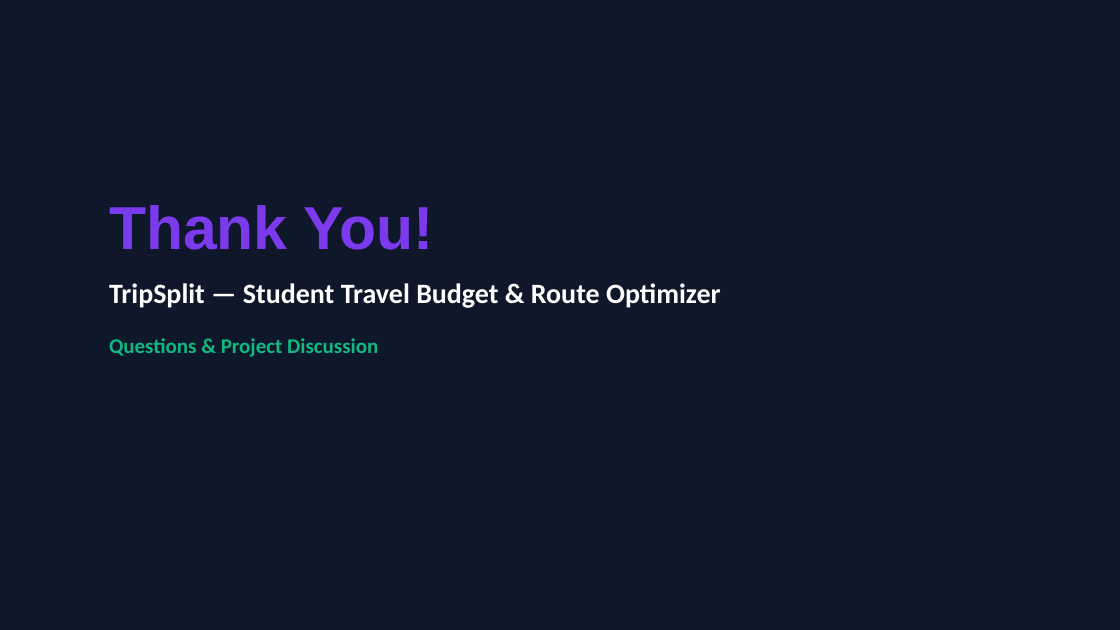
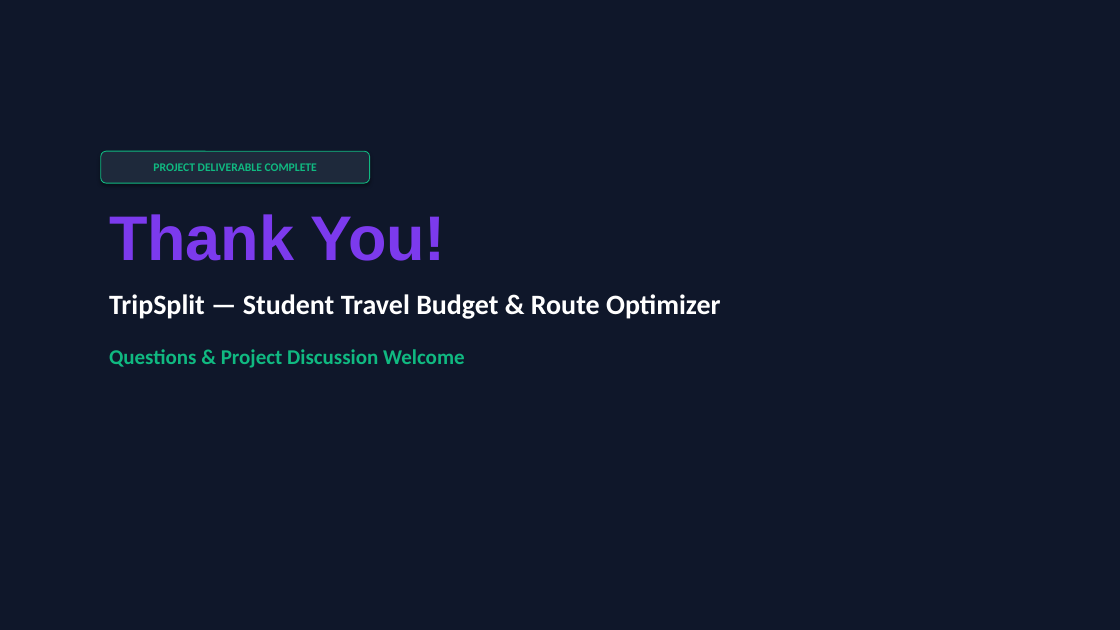
Before and after one commit to Somya-Vishnoi/Trip-Split, a slide deck: slide 10 of TripSplit_Presentation.pptx. Drawn at 1120x630 pixels with LibreOffice and Linux fonts; fonts in the diff are those of the drawing. Boxes give left, top, right and bottom in pixels: in the first picture for what was removed or moved away, otherwise in the second. Text is boxed around its words. In the diff, an @@ line names an element or a change of style, - is before the commit and + after.

Commit message:
feat: add interactive HTML presentation deck static/presentation.html and overhaul PPTX design

```diff
--- a/TripSplit_Presentation.pptx
+++ b/TripSplit_Presentation.pptx
@@ rounded rectangle added at [101, 151, 370, 183], fill #1E293B, outline #10B981 0.75 pt, 10 pt, text #10B981, bold @@
+PROJECT DELIVERABLE COMPLETE
@@ text "Thank You!": place and size @@
-text "Thank You!" at [109, 205, 721, 357]
+text "Thank You!" at [109, 214, 721, 368]
@@ text at [109, 214, 446, 261]: size 52 to 54 pt in "Thank You!" @@
@@ text at [109, 349, 465, 368]: text changed @@
-Questions & Project Discussion
+Questions & Project Discussion Welcome
```
Also in this commit, not shown: 9 other slides changed, 1 other file.
